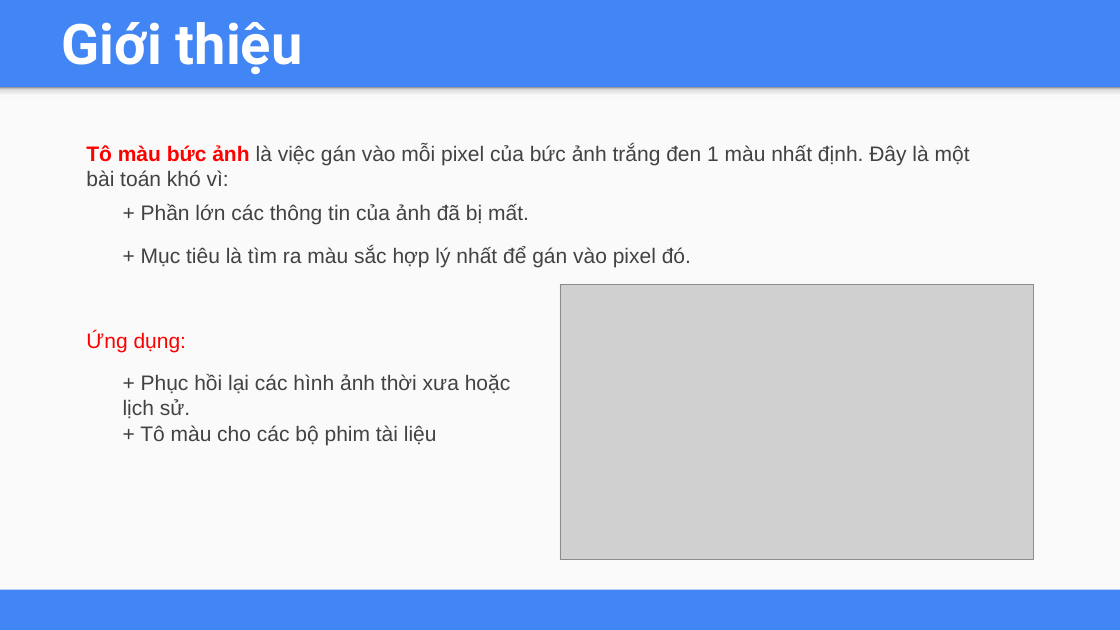
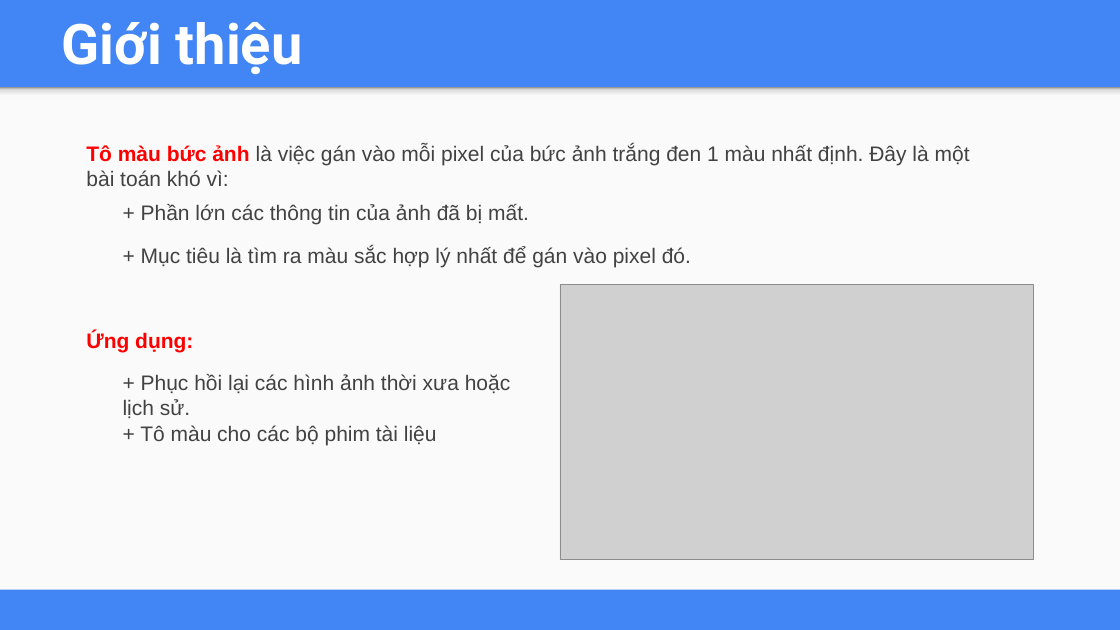
Before and after one commit to lekhanhhoang/influence-of-color, a slide deck: slide 2 of Báo cáo Final.pptx. Drawn at 1120x630 pixels with LibreOffice and Linux fonts; fonts in the diff are those of the drawing; grey boxes stand for pictures. Boxes give left, top, right and bottom in pixels: in the first picture for what was removed or moved away, otherwise in the second. Text is boxed around its words. In the diff, an @@ line names an element or a change of style, - is before the commit and + after.

```diff
--- a/Báo cáo Final.pptx
+++ b/Báo cáo Final.pptx
@@ text "Ứng dụng:" at <box>86,331,193,352</box>: bold on @@
```
Also in this commit, not shown: 6 other slides changed, 8 slides added.
